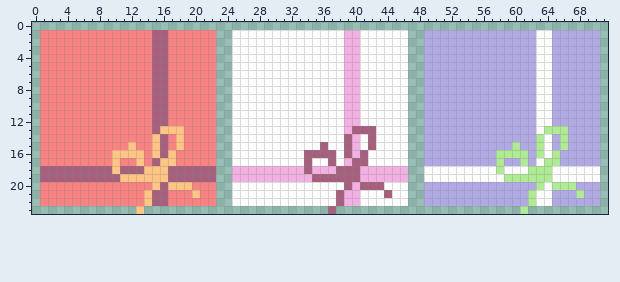
One commit to this sprite sheet: assets/art/Presents/2x2Present.png. That is the earlier state.
The file is 72x24 pixels.
The result:
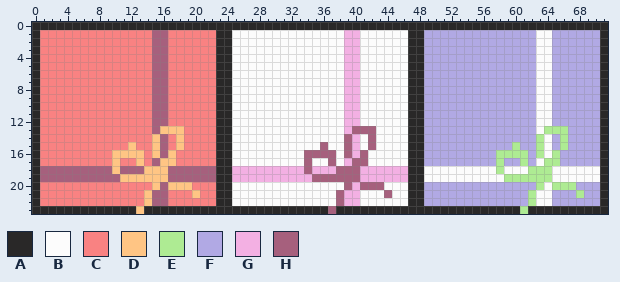
Palette (. is transparent): A #292828  B #fcfcfc  C #f98282  D #ffc584  E #aeeb93  F #b1a9e4  G #f3b0e3  H #a6607d
Changes in this commit:
Changed rows in their new state; - is an unchanged pixel.
first column x 0:
 0 AAAAAAAAAAAAAAAAAAAAAAAAAAAAAAAAAAAAAAAAAAAAAAAAAAAAAAAAAAAAAAAAAAAAAAAA
 1 A----------------------AA----------------------AA----------------------A
 2 A----------------------AA----------------------AA----------------------A
 3 A----------------------AA----------------------AA----------------------A
 4 A----------------------AA----------------------AA----------------------A
 5 A----------------------AA----------------------AA----------------------A
 6 A----------------------AA----------------------AA----------------------A
 7 A----------------------AA----------------------AA----------------------A
 8 A----------------------AA----------------------AA----------------------A
 9 A----------------------AA----------------------AA----------------------A
10 A----------------------AA----------------------AA----------------------A
11 A----------------------AA----------------------AA----------------------A
12 A----------------------AA----------------------AA----------------------A
13 A----------------------AA----------------------AA----------------------A
14 A----------------------AA----------------------AA----------------------A
15 A----------------------AA----------------------AA----------------------A
16 A----------------------AA----------------------AA----------------------A
17 A----------------------AA----------------------AA----------------------A
18 A----------------------AA----------------------AA----------------------A
19 A----------------------AA----------------------AA----------------------A
20 A----------------------AA----------------------AA----------------------A
21 A----------------------AA----------------------AA----------------------A
22 A----------------------AA----------------------AA----------------------A
23 AAAAAAAAAAAAA-AAAAAAAAAAAAAAAAAAAAAAA-AAAAAAAAAAAAAAAAAAAAAAA-AAAAAAAAAA
